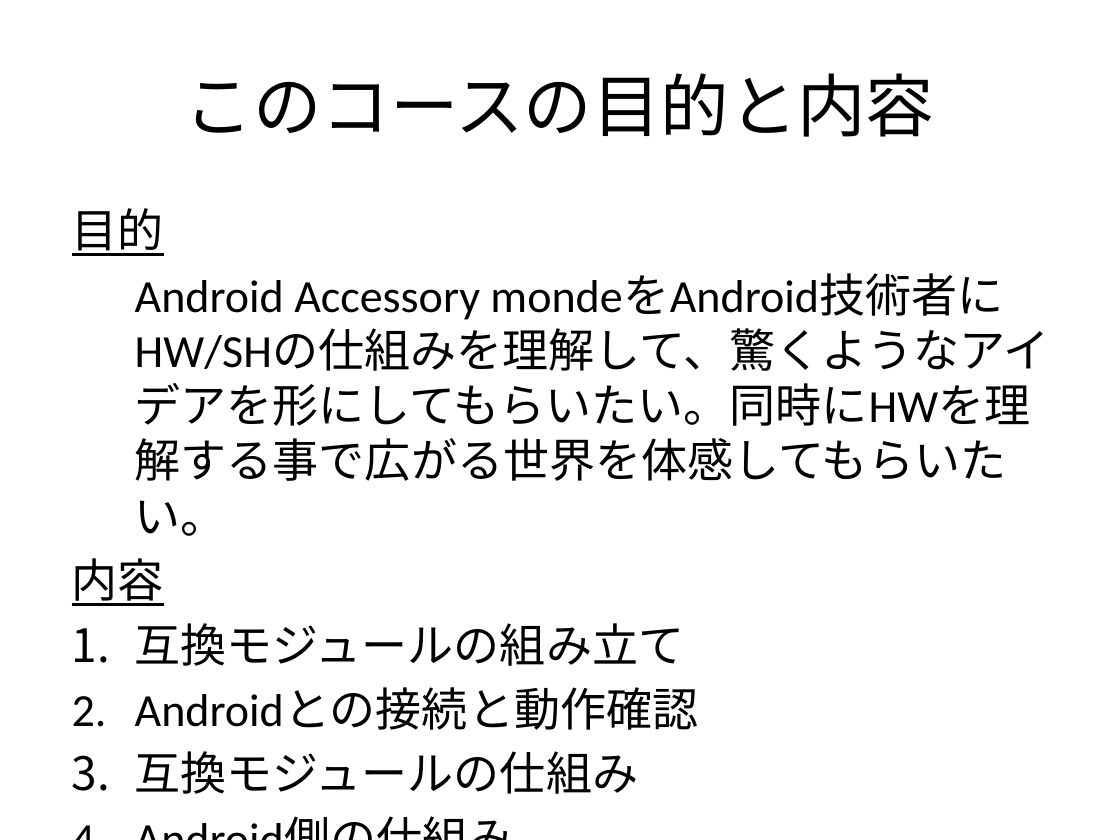
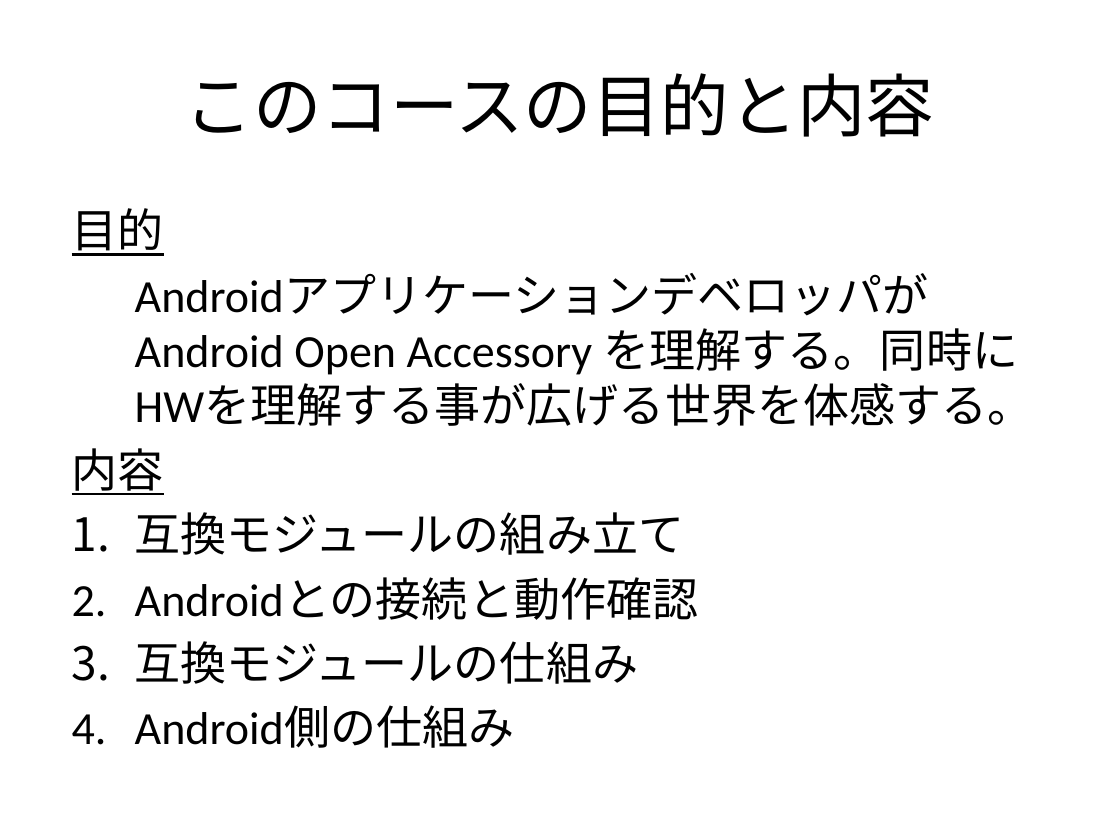
Before and after one commit to magoroku15/OpenAccessoryDemo, a slide deck: slide 2 of Doc/poorman's adk.pptx. Drawn at 1120x840 pixels with LibreOffice and Linux fonts; fonts in the diff are those of the drawing. Boxes give left, top, right and bottom in pixels: in the first picture for what was removed or moved away, otherwise in the second. Text is boxed around its words. In the diff, an @@ line names an element or a change of style, - is before the commit and + after.

```diff
--- a/Doc/poorman's adk.pptx
+++ b/Doc/poorman's adk.pptx
@@ text at [135,328,1034,426]: text changed @@
-Android Accessory mondeをAndroid技術者にHW/SHの仕組みを理解して、驚くようなアイデアを形にしてもらいたい。同時にHWを理解する事で広がる世界を体感してもらいたい。
+AndroidアプリケーションデベロッパがAndroid Open Accessory を理解する。同時にHWを理解する事が広げる世界を体感する。
```
Also in this commit, not shown: 7 other slides changed, 4 slides added, 1 slide removed.
